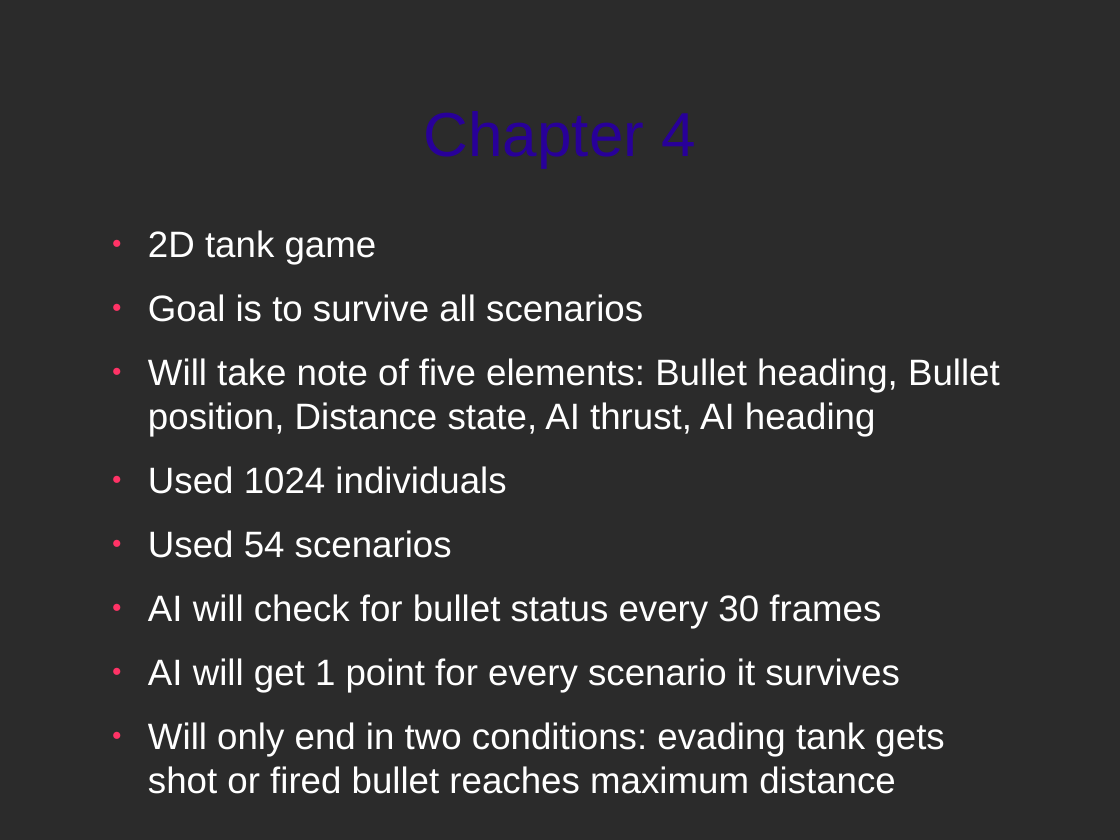
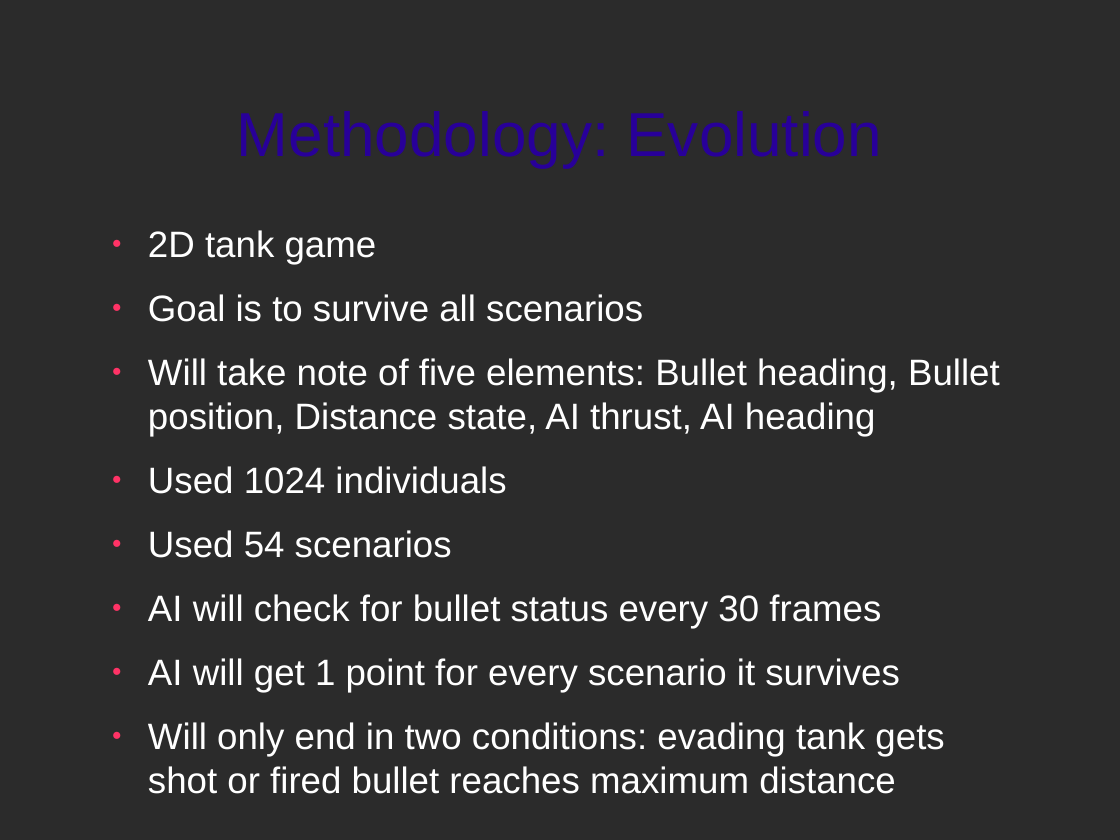
Before and after one commit to trigger-happy/thesis, a slide deck: slide 7 of presentations/mock_presentation.odp (slide 8 before the commit). Drawn at 1120x840 pixels with LibreOffice and Linux fonts; fonts in the diff are those of the drawing; background and template pictures are left out; a plain dark background stands for a picture behind light text. Boxes give left, top, right and bottom in pixels: in the first picture for what was removed or moved away, otherwise in the second. Text is boxed around its words. In the diff, an @@ line names an element or a change of style, - is before the commit and + after.

```diff
--- a/presentations/mock_presentation.odp
+++ b/presentations/mock_presentation.odp
@@ title at [237,111,882,167]: text changed @@
-Chapter 4
+Methodology: Evolution
```
Also in this commit, not shown: 8 other slides changed, 2 slides added, 2 slides removed.
